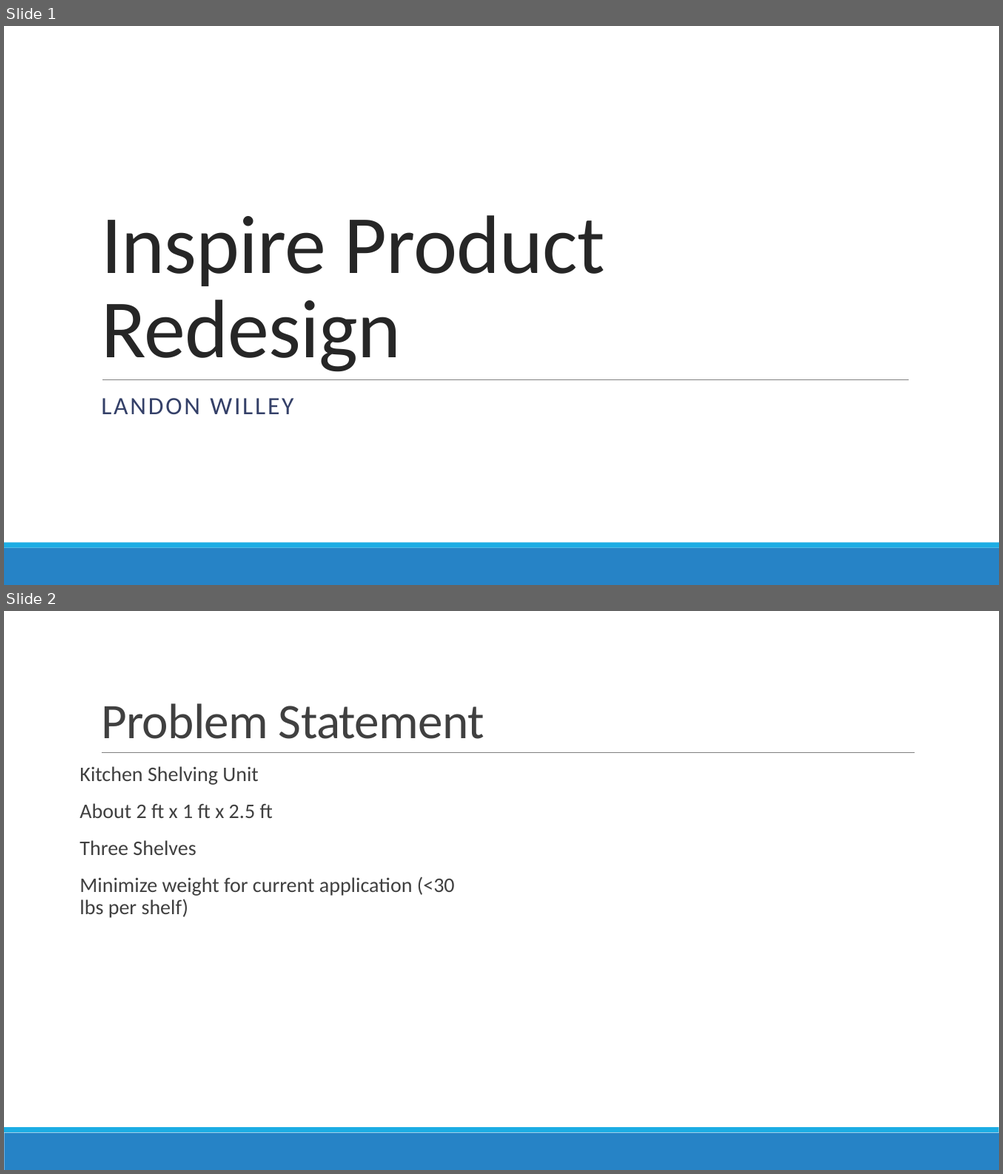
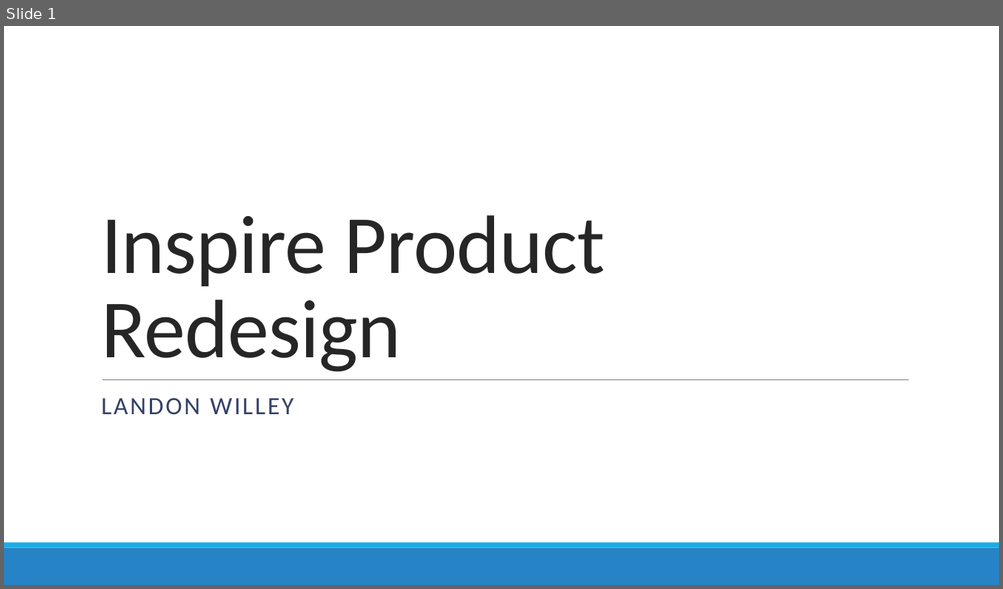
Before and after one commit to BYU-ME-578/hw7-2019-lcwilley, a slide deck: presentation.pptx. Shown one above the other, each under a label of ours: slides 1 and 2 before the commit, slide 1 after it. The pictures are 1003x1174 and 1003x589 pixels, drawn with LibreOffice and Linux fonts; fonts in the diff are those of the drawing. Boxes give left, top, right and bottom in pixels: in the first picture for what was removed or moved away, otherwise in the second. Text is boxed around its words. In the diff, an @@ line names an element or a change of style, - is before the commit and + after.

```diff
--- a/presentation.pptx
+++ b/presentation.pptx
@@ slide 2 removed at (x1=4, y1=611, x2=999, y2=1170), background #FFFFFF; not listed: 2 template elements that a slide beside it also shows @@
@@ title removed at (x1=101, y1=703, x2=484, y2=739) @@
-Problem Statement
@@ line removed from (102, 753) to (915, 753) @@
@@ text removed at (x1=79, y1=766, x2=455, y2=918) @@
-  Kitchen Shelving Unit
-  About 2 ft x 1 ft x 2.5 ft
-  Three Shelves
-  Minimize weight for current application (<30 lbs per shelf)
```
Also in this commit, not shown: 4 slides changed, 3 slides added, 1 other file.
